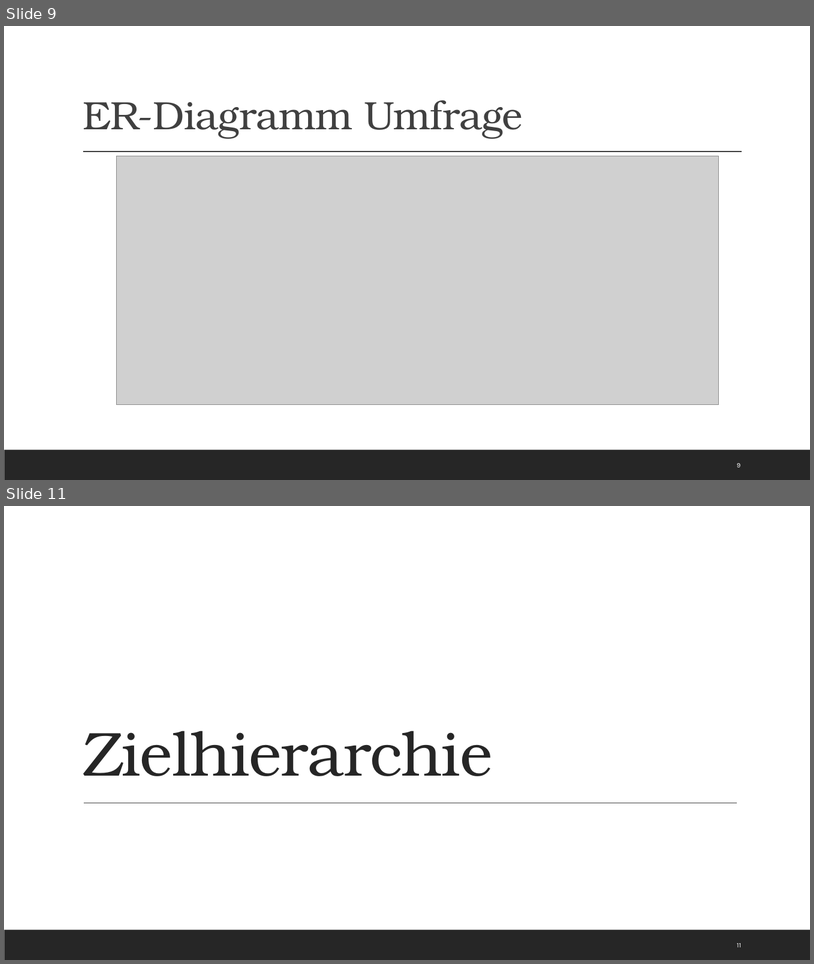
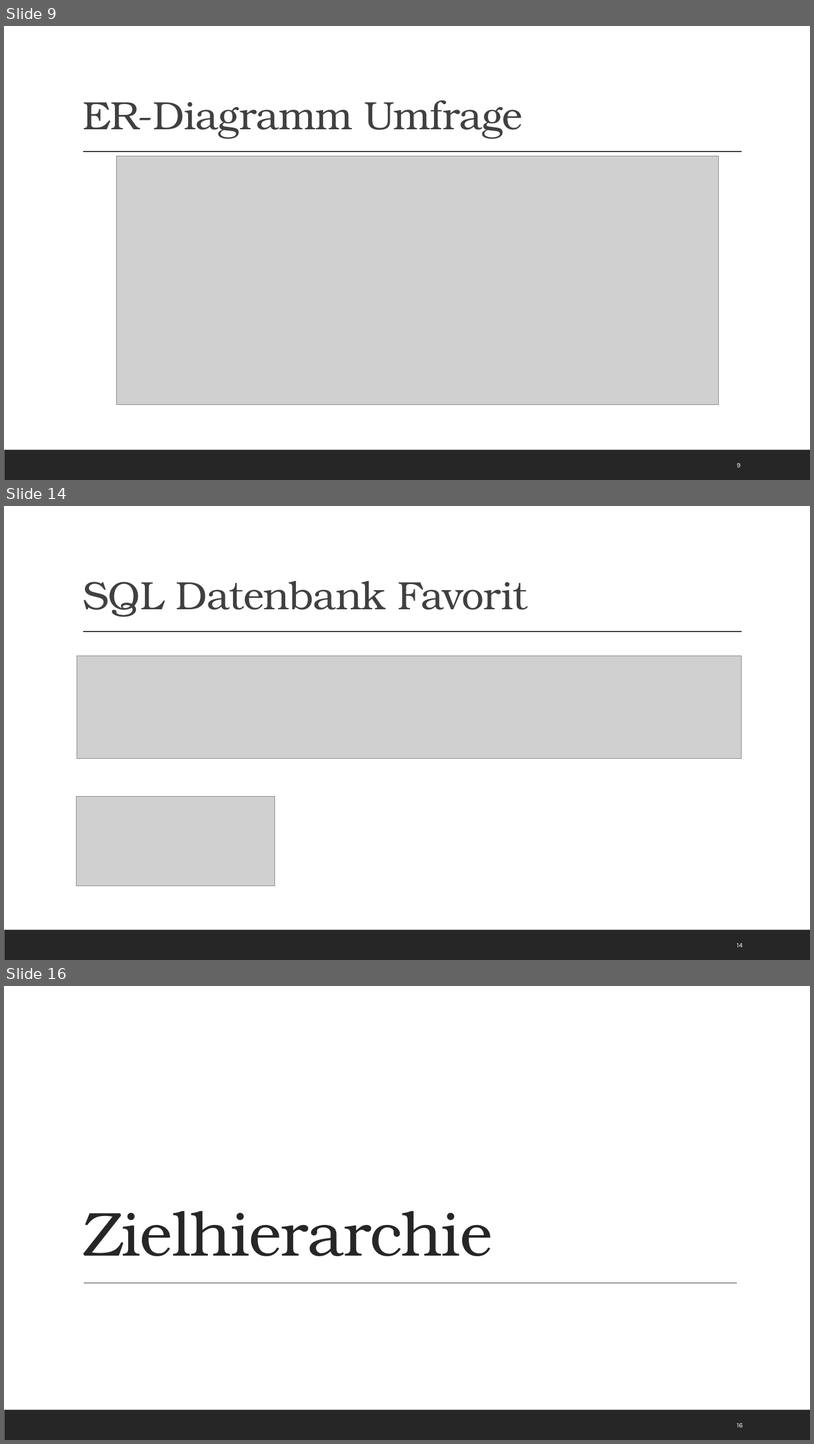
Before and after one commit to Kplacken/EPWS2020SerttasPlackenhohn, a slide deck: Audits/Audit 4/WS2020_SerttasPlackenhohn_Audit4.pptx. Shown one above the other, each under a label of ours: slides 9 and 11 before the commit, slides 9, 14 and 16 after it; the slides between them are not shown. The pictures are 814x964 and 814x1444 pixels, drawn with LibreOffice and Linux fonts; fonts in the diff are those of the drawing; grey boxes stand for pictures. Boxes give left, top, right and bottom in pixels: in the first picture for what was removed or moved away, otherwise in the second. Text is boxed around its words. In the diff, an @@ line names an element or a change of style, - is before the commit and + after.

```diff
--- a/Audits/Audit 4/WS2020_SerttasPlackenhohn_Audit4.pptx
+++ b/Audits/Audit 4/WS2020_SerttasPlackenhohn_Audit4.pptx
@@ slide 14 added at (4, 506, 810, 960), background #FFFFFF; not listed: 2 template elements that a slide beside it also shows @@
@@ title added at (83, 581, 528, 617), 47 pt, text #404040 @@
+SQL Datenbank Favorit
@@ picture added at (77, 656, 742, 758) @@
@@ picture added at (77, 796, 275, 886) @@
@@ page number added at (737, 943, 743, 947), 8 pt, text #FFFFFF @@
+14
@@ what was slide 11 is now slide 16 @@
@@ page number at (737, 1423, 743, 1427): text changed @@
-11
+16
```
Also in this commit, not shown: 4 slides changed, 4 other slides added.
